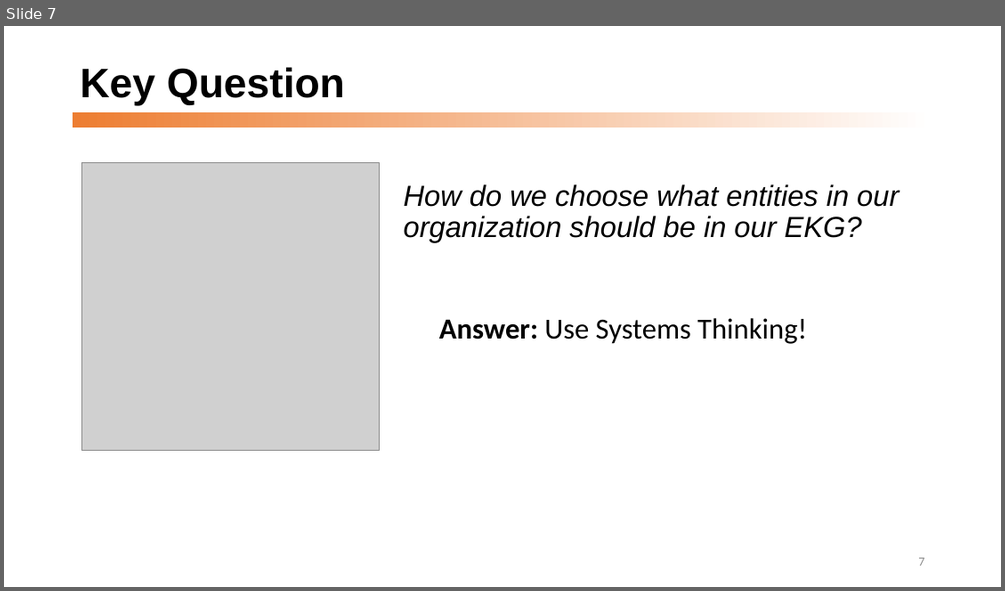
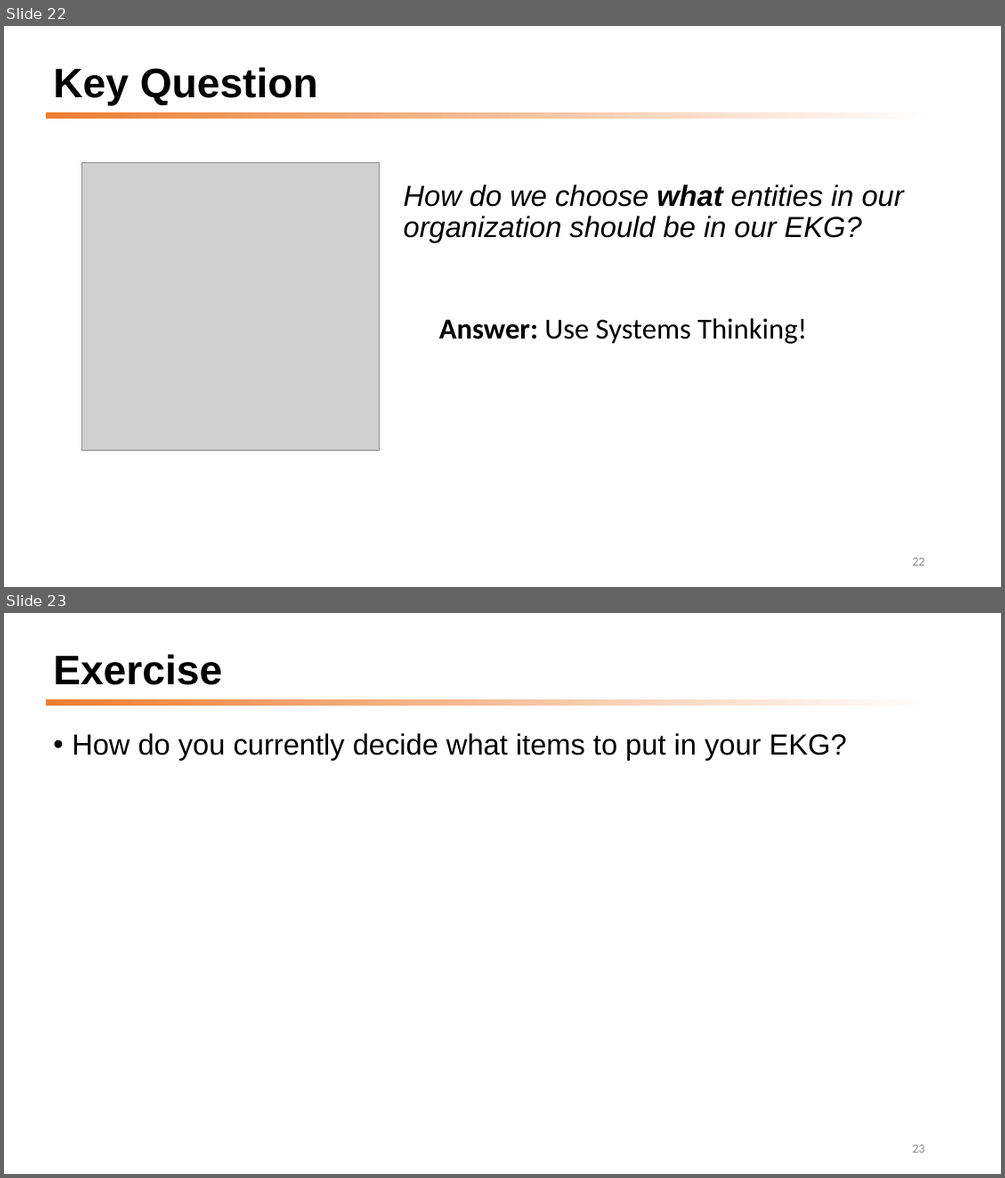
Before and after one commit to dmccreary/graph-systems-thinking, a slide deck: docs/presentations/GST-Half-Day-Workshop-2022.pptx. Shown one above the other, each under a label of ours: slide 7 before the commit, slides 22 and 23 after it. The pictures are 1005x591 and 1005x1178 pixels, drawn with LibreOffice and Linux fonts; fonts in the diff are those of the drawing; grey boxes stand for pictures. Boxes give left, top, right and bottom in pixels: in the first picture for what was removed or moved away, otherwise in the second. Text is boxed around its words. In the diff, an @@ line names an element or a change of style, - is before the commit and + after.

```diff
--- a/docs/presentations/GST-Half-Day-Workshop-2022.pptx
+++ b/docs/presentations/GST-Half-Day-Workshop-2022.pptx
@@ slide 23 added at (x1=4, y1=613, x2=1001, y2=1174), background #FFFFFF; not listed: 1 template element that a slide beside it also shows @@
@@ title added at (x1=53, y1=654, x2=222, y2=685), 39.6 pt, text #000000, bold @@
+Exercise
@@ text added at (x1=72, y1=733, x2=847, y2=760), 28 pt, text #000000 @@
+• How do you currently decide what items to put in your EKG?
@@ page number added at (x1=912, y1=1144, x2=924, y2=1152), 12 pt, text #8C8C8C @@
+23
@@ what was slide 7 is now slide 22 @@
@@ slide 22 changed as well @@
@@ title "Key Question" moved from (x1=80, y1=67, x2=345, y2=106) to (x1=53, y1=67, x2=318, y2=106) @@
@@ rectangle resized from (x1=73, y1=112, x2=933, y2=127) to (x1=46, y1=112, x2=933, y2=119) @@
@@ text "How do we choose what ..." at (x1=404, y1=184, x2=904, y2=242): bold on in "what" @@
@@ page number at (x1=912, y1=557, x2=924, y2=565): text changed @@
-7
+22
```
Also in this commit, not shown: 10 other slides changed, 41 other slides added, 1 other file.
